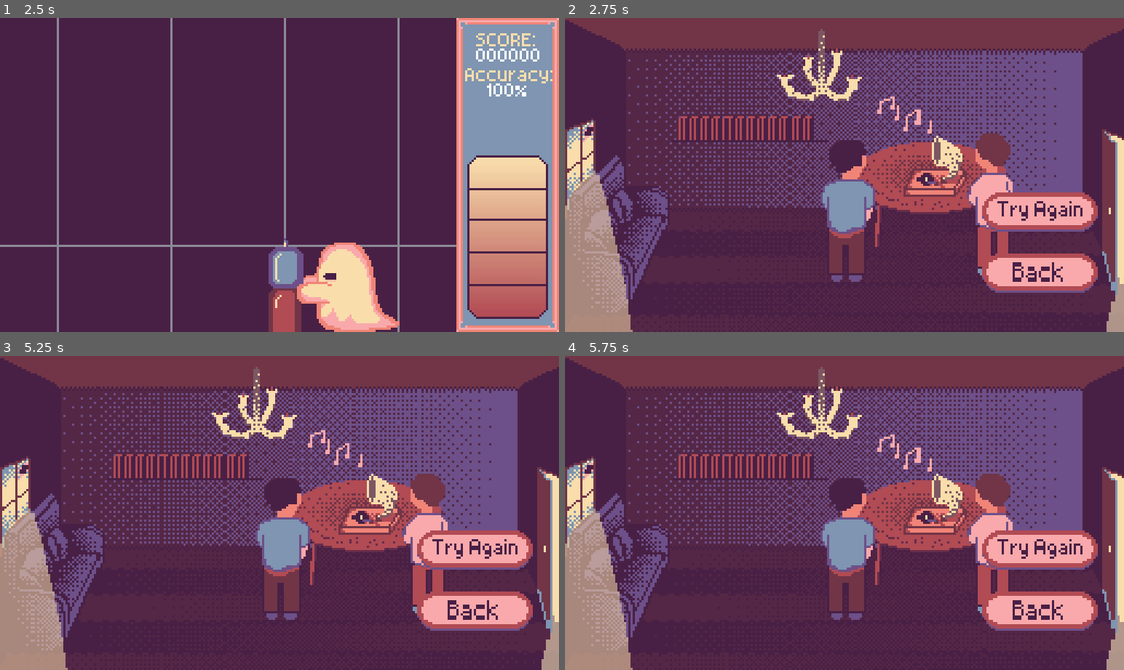
Above: before the commit, frames 1-4 (two rows, left to right).
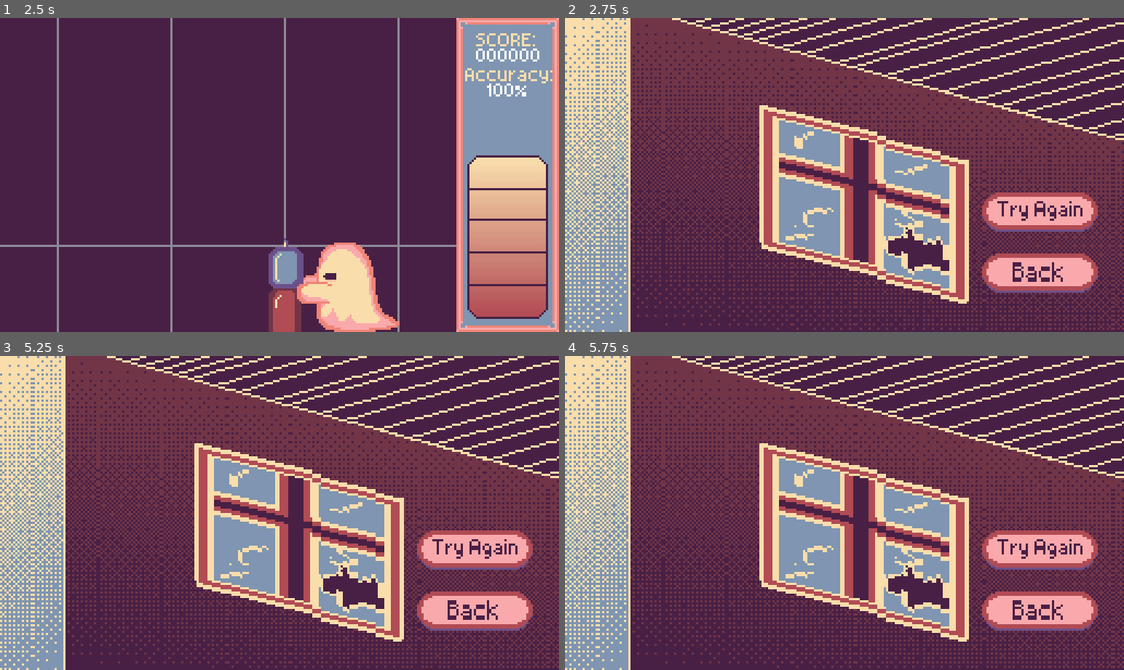
Above: after the commit, the same moments.

Repository: Arturilumae/Shapes
Game: Godot game, scene res://Scenes/MainMenu.tscn
Same seed, same stepped clock (60 frames per second), same inputs: the game is played once before the commit and once after it. Sound files missing from this copy of the repository are replaced by a short silence.
Inputs (mouse positions are in pixels of both pictures, inside the frame that each line leads up to):
- Up to frame 1 (2.5 s): click (447, 200) at 0.5 s; tap Enter (ui_accept) at 1.25, 1.52 s; hold E (hop_right) 1.28-2 s; click (212, 112) at 2 s
- Up to frame 2 (2.75 s): no input
- Up to frame 3 (5.25 s): click "Try Again" at 2.75 s; click "Try Again" at 3.5 s; click "Try Again" at 4.25 s; hold Q (hop_left) from 5.03 s (still down)
- Up to frame 4 (5.75 s): keep holding Q (hop_left); tap Enter (ui_accept) at 5.27 s

Frame 1 is identical in both runs. In frame 2, 69% of the frame differs, in the area x 0-100%, y 0-100%; in frame 3, 69%; in frame 4, 69%.

Commit message:
fixed lvl3

Diff:
--- a/shapes/Scenes/level_3.tscn
+++ b/shapes/Scenes/level_3.tscn
@@ -654,6 +654,7 @@
 scale = Vector2(0.99999994, 1)
 sprite_frames = SubResource("SpriteFrames_8bpks")
 animation = &"tuba"
+frame_progress = 0.3396652
 
 [node name="WinAnimSisemus" type="AnimatedSprite2D" parent="UI/GameOverDim" unique_id=225466162]
 unique_name_in_owner = true
@@ -663,6 +664,8 @@
 sprite_frames = SubResource("SpriteFrames_ds67j")
 
 [node name="MenuButton" type="TextureButton" parent="UI/GameOverDim" unique_id=180670384]
+unique_name_in_owner = true
+visible = false
 texture_filter = 1
 layout_mode = 0
 offset_left = 68.70774
@@ -688,6 +691,8 @@
 text = "Back"
 
 [node name="RestartButton" type="TextureButton" parent="UI/GameOverDim" unique_id=2138741415]
+unique_name_in_owner = true
+visible = false
 texture_filter = 1
 layout_mode = 0
 offset_left = 68.707756
--- a/shapes/Scripts/game.gd
+++ b/shapes/Scripts/game.gd
@@ -10,7 +10,7 @@
 ##   - täpsus: iga kaader, kui kaugel on nõela hitbox-ring joone keskjoonest
 ##     (sama mõõt mis värvil ja eludel, kehtib ka diagonaalidel), ajaga kaalutud
 ##   - diagonaalid ja hüpped: lisaks liikumise alustamise ajastus (kaadrites)
-##   - skoor: aeg õigel rajal + üleminekute ajastus
+##   - skoor: aeg joonel (ka diagonaalidel) + üleminekute ajastus
 ##   - elud: nõela hitbox-ringi kaugus joone keskjoonest (pikslites)
 
 
@@ -130,6 +130,8 @@
 @onready var win_animation: AnimatedSprite2D = get_node_or_null("%WinAnimation")
 @onready var win_anim_tuba: AnimatedSprite2D = get_node_or_null("%WinAnimTuba")
 @onready var win_anim_sisemus: AnimatedSprite2D = get_node_or_null("%WinAnimSisemus")
+@onready var menu_button: Control = get_node_or_null("%GameOverDim/MenuButton")
+@onready var restart_button: Control = get_node_or_null("%GameOverDim/RestartButton")
 
 #endregion
 
@@ -557,14 +559,11 @@
 		next_trans += 1
 
 
-## Sirge joon löögijoonel: skoor raja järgi.
-## (Ülemineku ajal on sirgete joonte vahel tühimik, siis ei hinnata.)
-func _judge_straight_line(delta: float, t: float) -> void:
+## Sirge joon löögijoonel: uuenda hinnangu silti.
+## (Skoor tuleb _judge_accuracy'st, et see koguneks ka diagonaalidel.)
+func _judge_straight_line(_delta: float, t: float) -> void:
 	if current >= segments.size() or segments[current]["hit_start"] > t:
 		return
-	var seg: Dictionary = segments[current]
-	if player.lane == seg["lane"]:
-		score += 100.0 * delta
 	_update_judge_label()
 
 
@@ -577,6 +576,7 @@
 	var g := 1.0 - clampf((last_dist - hitbox_radius) / maxf(accuracy_falloff_px, 0.001), 0.0, 1.0)
 	acc_sum += g * delta
 	acc_weight += delta
+	score += 100.0 * g * delta   # 100 punkti sekundis, kui oled täpselt joonel (ka diagonaalil)
 
 
 func _add_transition_accuracy(grade: float) -> void:
@@ -775,39 +775,43 @@
 
 
 func _on_song_finished() -> void:
+	_set_buttons_visible(false)
 	playing = false
 	_update_judge_label()
-
 	if game_over_menu:
 		game_over_menu.visible = true
-
-	# Kontrollime, kas praegu on Level 3 (vaatame kausta nime)
-	if "level_3" in level_dir.to_lower(): # Muuda "level3" enda õige kausta nime vastu!
-		_play_level3_win_cutscene()
-	else:
-		# Tavaliste levelite võiduanimatsioon
-		if win_animation:
-			win_animation.visible = true
-			win_animation.play("win")
-
-
-# UUS FUNKTSIOON: Level 3 spetsiaalne vaheklipp
+		_set_buttons_visible(true)
+	  # nupud peitu animatsiooni ajaks
+	if "level_3" in level_dir.to_lower() or name.to_lower() == "level_3":
+		_set_buttons_visible(false)
+		await _play_level3_win_cutscene()
+	elif win_animation:
+		await _play_once(win_anim_tuba, "win")
+
+	_set_buttons_visible(true)    # animatsioon läbi, nupud tagasi
+
+
+## Level 3 vaheklipp: tuba, siis grammofoni sisemus
 func _play_level3_win_cutscene() -> void:
-	if win_anim_tuba and win_anim_sisemus:
-		# 1. Näitame tuba
-		win_anim_tuba.visible = true
-		win_anim_tuba.play("tuba")
-		win_anim_sisemus.visible = false
-
-		# Ootame 3 sekundit (et mängija saaks tuba vaadata)
-		await get_tree().create_timer(3.0).timeout
-
-		# 2. Peidame toa ja näitame grammofoni sisemust
-		win_anim_tuba.visible = false
-		win_anim_sisemus.visible = true
-		win_anim_sisemus.play("sisemus")
-
-
+	if not (win_anim_tuba and win_anim_sisemus):
+		return
+	win_animation.visible = true
+	await _play_once(win_animation, "win")
+	win_animation.visible = false
+	win_anim_tuba.visible = true
+	await _play_once(win_anim_tuba, "tuba")
+	win_anim_tuba.visible = false
+	win_anim_sisemus.visible = true
+	await _play_loop(win_anim_sisemus, "default")
+
+
+
+
+	win_anim_tuba.visible = false
+	await _play_once(win_anim_sisemus, "sisemus")
+	# Viimane kaader jääb ekraanile (sisemus ei peitu)
+
+	_set_buttons_visible(true)
 
 
 func game_over() -> void:
@@ -817,12 +821,54 @@
 	if judge_label:
 		judge_label.text = "MÄNG LÄBI!\nElud said otsa."
 	game_over_menu.visible = true
+	_set_buttons_visible(false)   # nupud peitu animatsiooni ajaks
+
 	if lose_animation:
-		lose_animation.visible = true
-		glassbreaksfx.play()
-		lose_animation.frame = 0 # Alustab esimesest kaadrist
-		lose_animation.play("lose") # "lose" on Sprite Frames paneelil pandud nimi
-
+		if glassbreaksfx:
+			glassbreaksfx.play()
+		await _play_once(lose_animation, "lose")
+
+	_set_buttons_visible(true)    # animatsioon läbi, nupud tagasi
+
+
+func _set_buttons_visible(v: bool) -> void:
+	if menu_button:
+		menu_button.visible = v
+	if restart_button:
+		restart_button.visible = v
+
+
+## Mängi animatsioon täpselt üks kord algusest lõpuni ja oota, kuni see lõpeb.
+## Loop lülitatakse välja, nii et see ei jää kordama.
+func _play_once(anim: AnimatedSprite2D, anim_name: String) -> void:
+	if anim == null or anim.sprite_frames == null:
+		push_warning("Animatsiooni sõlm või SpriteFrames puudub: " + anim_name)
+		return
+	if not anim.sprite_frames.has_animation(anim_name):
+		push_warning("%s: animatsiooni \"%s\" ei ole. Olemas: %s"
+			% [anim.name, anim_name, anim.sprite_frames.get_animation_names()])
+		return
+	anim.sprite_frames.set_animation_loop(anim_name, false)
+	anim.visible = true
+	anim.stop()                 # lähtesta (ka siis, kui autoplay oli selle juba läbi mänginud)
+	anim.animation = anim_name
+	anim.frame = 0
+	anim.speed_scale = 1.0
+	anim.play(anim_name)
+	await anim.animation_finished
+
+func _play_loop(anim: AnimatedSprite2D, anim_name: String) -> void:
+	if anim == null or anim.sprite_frames == null:
+		return
+	if not anim.sprite_frames.has_animation(anim_name):
+		push_warning("%s: animatsiooni \"%s\" ei ole. Olemas: %s"
+			% [anim.name, anim_name, anim.sprite_frames.get_animation_names()])
+		return
+	anim.sprite_frames.set_animation_loop(anim_name, true)
+	anim.visible = true
+	anim.stop()
+	anim.frame = 0
+	anim.play(anim_name)
 #endregion
 
 
